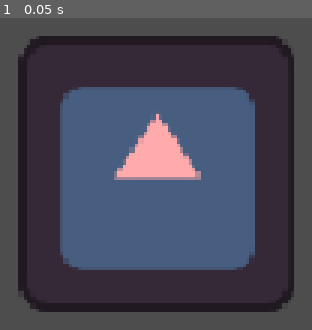
Above: before the commit, frame 1.
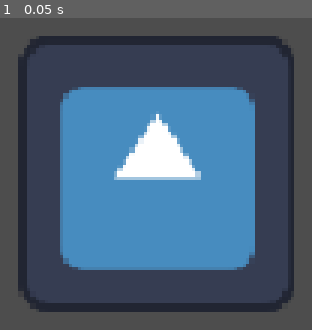
Above: after the commit, the same moment.

Repository: AJISGit/Ludum-Dare-60-Game
Game: Godot game, scene res://scenes/main_scene.tscn
Same seed, same stepped clock (60 frames per second), same inputs: the game is played once before the commit and once after it. The engine's default icon, where the game draws it, is replaced by a stand-in: a white triangle on a blue panel in a dark square.
Inputs:
- Up to frame 1 (0.05 s): no input

The runs differ from the first frame. In frame 1, 69% of the frame differs, in the area x 8-93%, y 8-92%.

Commit message:
Save the subsystems as their own files

Diff:
--- /dev/null
+++ b/resources/engine_sys.tres
@@ -0,0 +1,9 @@
+[gd_resource type="Resource" script_class="Subsystem" format=3 uid="uid://ewinr1uvbhil"]
+
+[ext_resource type="Script" uid="uid://b36sxc2lviqa2" path="res://scripts/subsystem.gd" id="1_4ropy"]
+
+[resource]
+script = ExtResource("1_4ropy")
+id = 1
+value = 100
+metadata/_custom_type_script = "uid://b36sxc2lviqa2"
--- /dev/null
+++ b/resources/flare_sys.tres
@@ -0,0 +1,9 @@
+[gd_resource type="Resource" script_class="Subsystem" format=3 uid="uid://bjj1gp7ajbkw"]
+
+[ext_resource type="Script" uid="uid://b36sxc2lviqa2" path="res://scripts/subsystem.gd" id="1_p7w66"]
+
+[resource]
+script = ExtResource("1_p7w66")
+id = 2
+value = null
+metadata/_custom_type_script = "uid://b36sxc2lviqa2"
--- /dev/null
+++ b/resources/oxygen_sys.tres
@@ -0,0 +1,9 @@
+[gd_resource type="Resource" script_class="Subsystem" format=3 uid="uid://drfjl0siuf1j7"]
+
+[ext_resource type="Script" uid="uid://b36sxc2lviqa2" path="res://scripts/subsystem.gd" id="1_cy4mr"]
+
+[resource]
+script = ExtResource("1_cy4mr")
+id = 4
+value = null
+metadata/_custom_type_script = "uid://b36sxc2lviqa2"
--- /dev/null
+++ b/resources/sonar_sys.tres
@@ -0,0 +1,8 @@
+[gd_resource type="Resource" script_class="Subsystem" format=3 uid="uid://bylj8d6utmc73"]
+
+[ext_resource type="Script" uid="uid://b36sxc2lviqa2" path="res://scripts/subsystem.gd" id="1_clxvn"]
+
+[resource]
+script = ExtResource("1_clxvn")
+value = null
+metadata/_custom_type_script = "uid://b36sxc2lviqa2"
--- /dev/null
+++ b/resources/torpedo_sys.tres
@@ -0,0 +1,9 @@
+[gd_resource type="Resource" script_class="Subsystem" format=3 uid="uid://uepsc2ambpnu"]
+
+[ext_resource type="Script" uid="uid://b36sxc2lviqa2" path="res://scripts/subsystem.gd" id="1_u1k7a"]
+
+[resource]
+script = ExtResource("1_u1k7a")
+id = 3
+value = null
+metadata/_custom_type_script = "uid://b36sxc2lviqa2"
--- a/scenes/game.tscn
+++ b/scenes/game.tscn
@@ -1,48 +1,23 @@
 [gd_scene format=3 uid="uid://owydjqr501u3"]
 
 [ext_resource type="Script" uid="uid://dk0bdgg7d0dbd" path="res://scripts/submarinedata.gd" id="1_uwrxv"]
-[ext_resource type="Script" uid="uid://b36sxc2lviqa2" path="res://scripts/subsystem.gd" id="2_yqjtg"]
+[ext_resource type="Resource" uid="uid://bylj8d6utmc73" path="res://resources/sonar_sys.tres" id="2_gee14"]
+[ext_resource type="Resource" uid="uid://ewinr1uvbhil" path="res://resources/engine_sys.tres" id="3_0tnpc"]
 [ext_resource type="Texture2D" uid="uid://svfcp6cv4r2s" path="res://icon.svg" id="3_lbhrr"]
 [ext_resource type="Script" uid="uid://64t4xu0oowwh" path="res://scripts/subsystemvisual.gd" id="4_iywne"]
-
-[sub_resource type="Resource" id="Resource_lnu2h"]
-script = ExtResource("2_yqjtg")
-value = 67
-metadata/_custom_type_script = "uid://b36sxc2lviqa2"
-
-[sub_resource type="Resource" id="Resource_lbhrr"]
-script = ExtResource("2_yqjtg")
-id = 1
-value = null
-metadata/_custom_type_script = "uid://b36sxc2lviqa2"
-
-[sub_resource type="Resource" id="Resource_iywne"]
-script = ExtResource("2_yqjtg")
-id = 2
-value = null
-metadata/_custom_type_script = "uid://b36sxc2lviqa2"
-
-[sub_resource type="Resource" id="Resource_p57ef"]
-script = ExtResource("2_yqjtg")
-id = 3
-value = null
-metadata/_custom_type_script = "uid://b36sxc2lviqa2"
-
-[sub_resource type="Resource" id="Resource_u5sy4"]
-script = ExtResource("2_yqjtg")
-id = 4
-value = null
-metadata/_custom_type_script = "uid://b36sxc2lviqa2"
+[ext_resource type="Resource" uid="uid://bjj1gp7ajbkw" path="res://resources/flare_sys.tres" id="4_vtaks"]
+[ext_resource type="Resource" uid="uid://uepsc2ambpnu" path="res://resources/torpedo_sys.tres" id="5_kvpfn"]
+[ext_resource type="Resource" uid="uid://drfjl0siuf1j7" path="res://resources/oxygen_sys.tres" id="6_dinhu"]
 
 [node name="Game" type="Node2D" unique_id=1595279973]
 
 [node name="SubmarineData" type="Node" parent="." unique_id=383055807]
 script = ExtResource("1_uwrxv")
-sonar_system = SubResource("Resource_lnu2h")
-engines_system = SubResource("Resource_lbhrr")
-flares_system = SubResource("Resource_iywne")
-torpedoes_system = SubResource("Resource_p57ef")
-oxygen_system = SubResource("Resource_u5sy4")
+sonar_system = ExtResource("2_gee14")
+engines_system = ExtResource("3_0tnpc")
+flares_system = ExtResource("4_vtaks")
+torpedoes_system = ExtResource("5_kvpfn")
+oxygen_system = ExtResource("6_dinhu")
 metadata/_custom_type_script = "uid://dk0bdgg7d0dbd"
 
 [node name="SubsystemVisual" type="Sprite2D" parent="." unique_id=798652237 node_paths=PackedStringArray("sub_data")]
